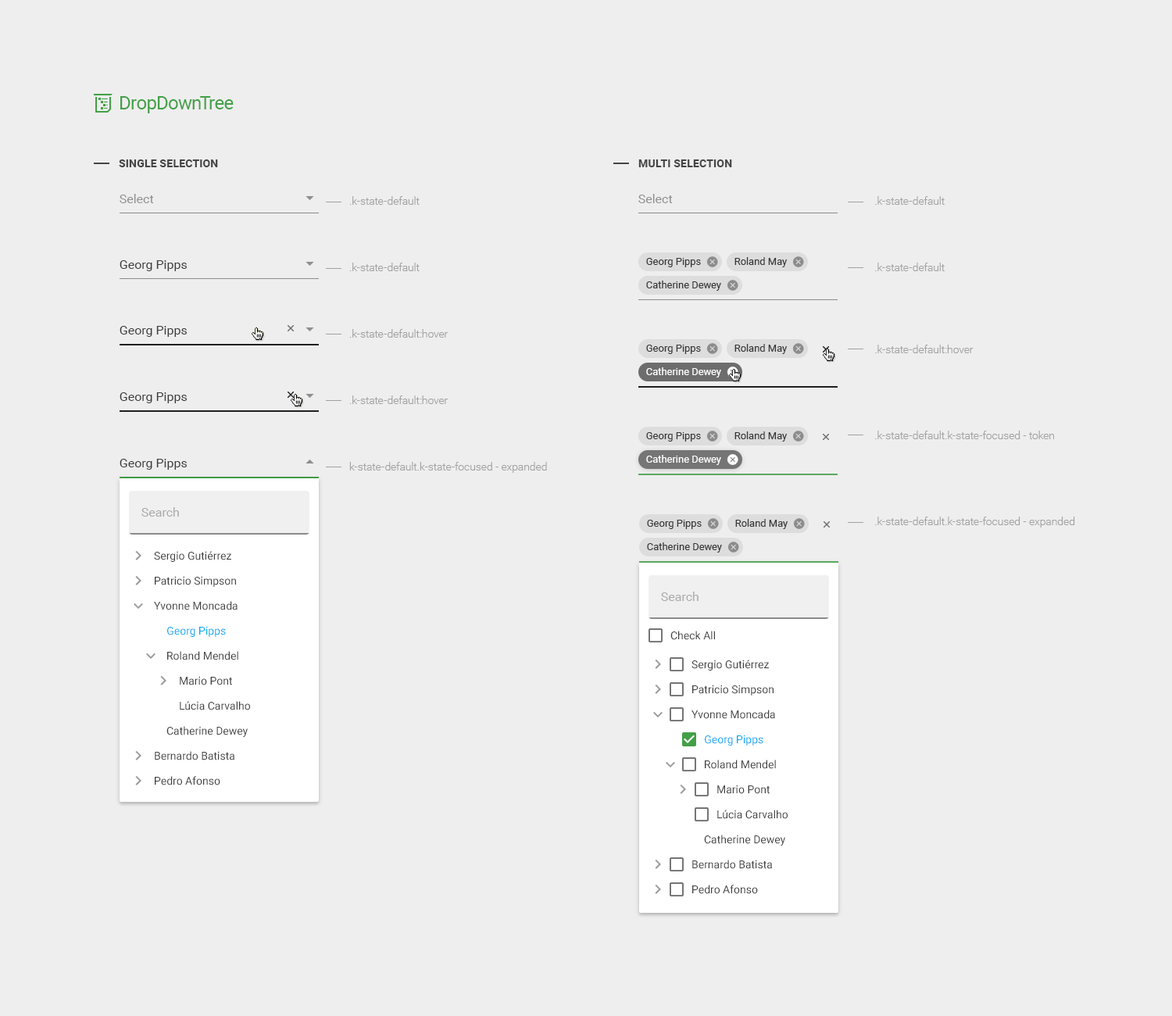
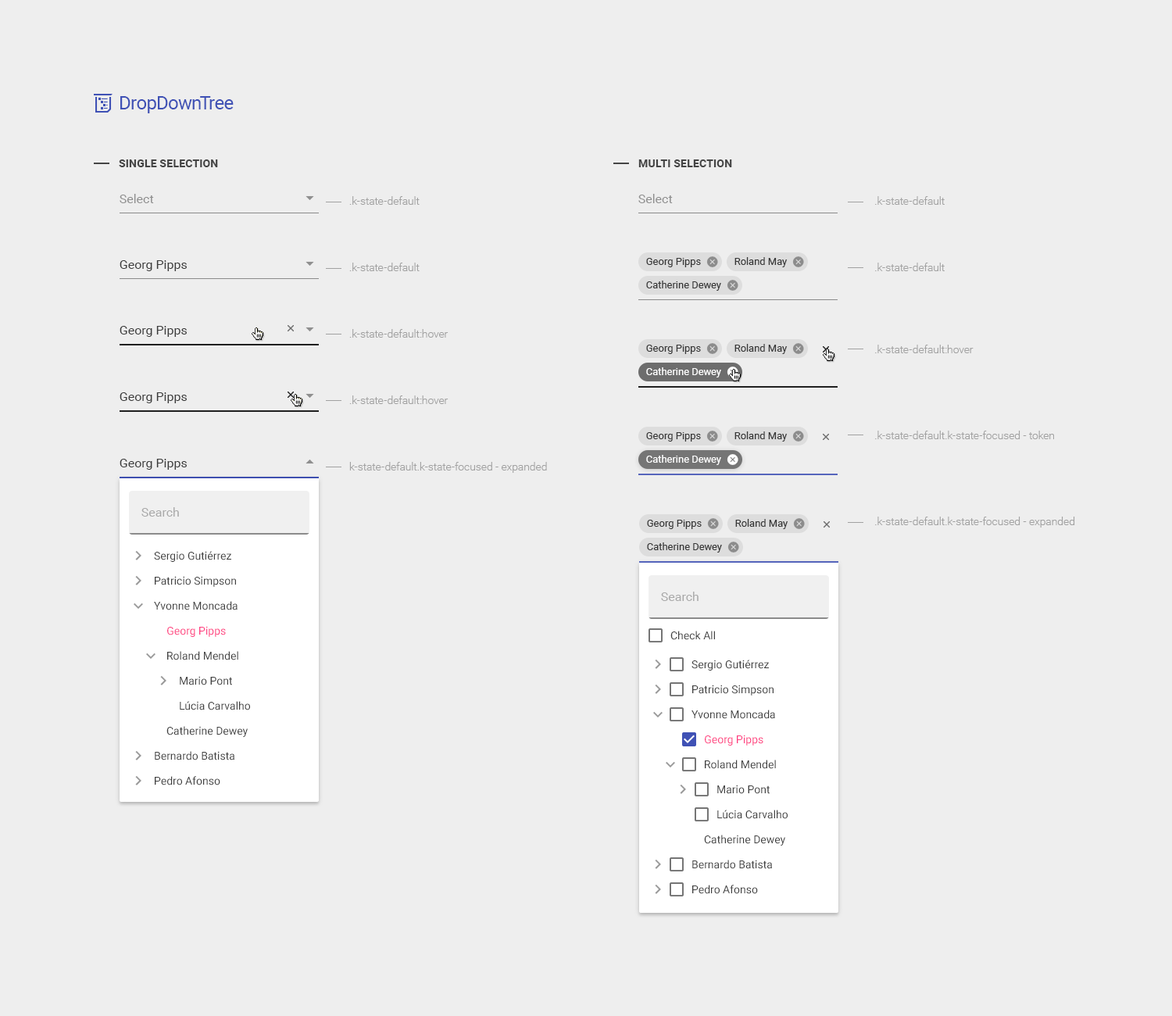
Two versions of the same layered image (1172px x 1016px). Layer-by-layer changes:
renamed "Title" to "Label", moved it out of group "Treeview" over [93, 93, 234, 114]
painted on "DropDownTree" over [120, 96, 234, 114]
painted on "Georg Pipps" (4th of 10, in "Treeview" › "Single Selections" › "expanded" › "treeview" › "TreeView Default" › "items") over [167, 626, 226, 638]
painted on "input underline" (6th of 12, in "Treeview" › "Single Selections" › "expanded") over [119, 476, 319, 479]
painted on "input underline" (10th of 12, in "Treeview" › "Multiple Selection" › "focused") over [638, 473, 838, 476]
painted on "input underline" (12th of 12, in "Treeview" › "Multiple Selection" › "expanded" › "input") over [639, 561, 839, 563]
painted on "checkbox" (2nd of 2, in "Treeview" › "Multiple Selection" › "expanded" › "treeview" › "TreeView" › "checkbox") over [682, 732, 697, 747]
painted on "Georg Pipps" (10th of 10, in "Treeview" › "Multiple Selection" › "expanded" › "treeview" › "TreeView" › "items") over [705, 734, 764, 746]
